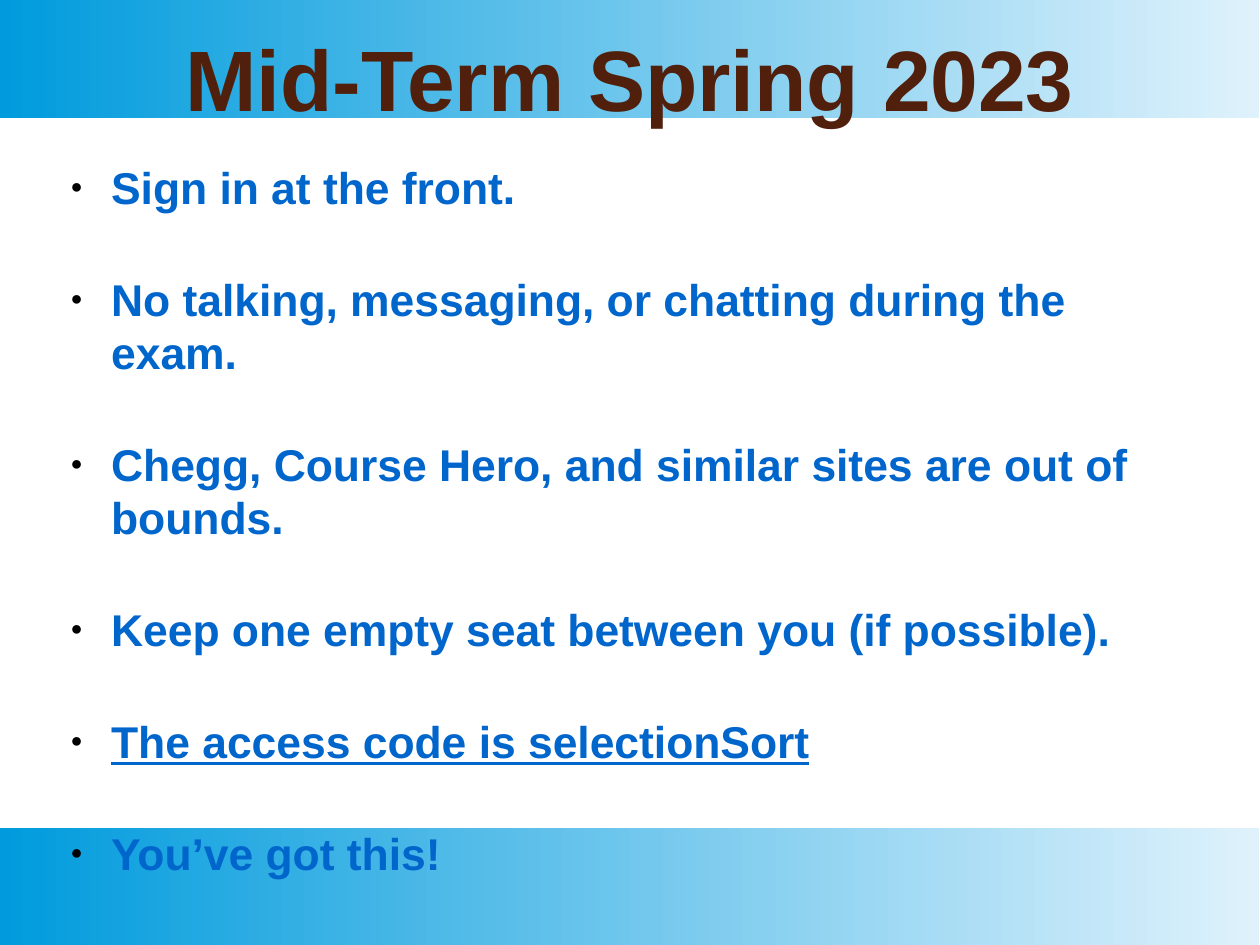
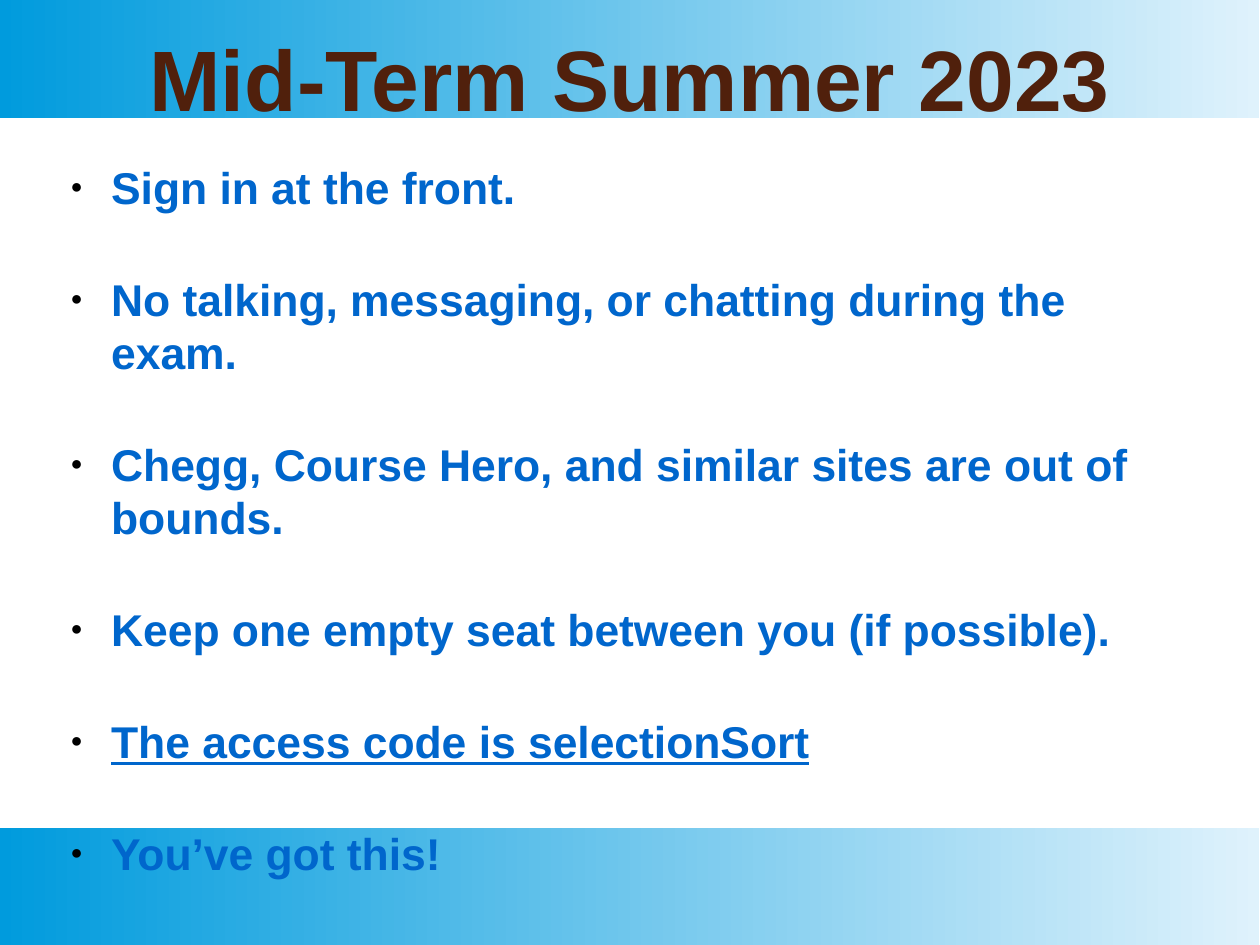
Before and after one commit to gentry-atkinson/CS2308_summer_2023, a slide deck: slide 1 of Lectures/Midterm In Class Slide.odp. Drawn at 1260x945 pixels with LibreOffice and Linux fonts; fonts in the diff are those of the drawing. Boxes give left, top, right and bottom in pixels: in the first picture for what was removed or moved away, otherwise in the second. Text is boxed around its words. In the diff, an @@ line names an element or a change of style, - is before the commit and + after.

Commit message:
updating midterm in class slide

```diff
--- a/Lectures/Midterm In Class Slide.odp
+++ b/Lectures/Midterm In Class Slide.odp
@@ title at <box>150,43,1110,127</box>: text changed @@
-Mid-Term Spring 2023
+Mid-Term Summer 2023
```
Also in this commit, not shown: 1 other file.
